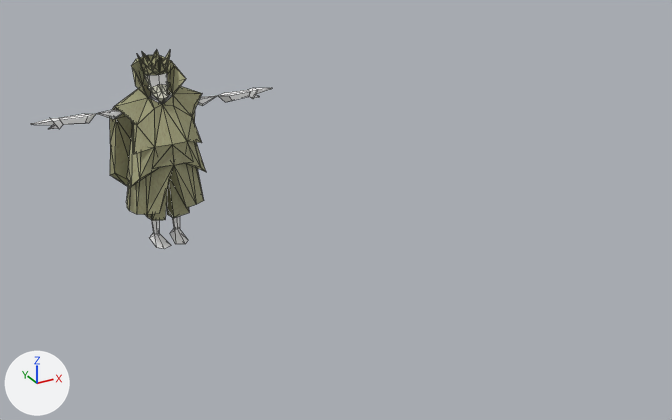
An edit to the FBX model OperaVR_Unity/Assets/_OperaVR/GFX/Models/lotta/Characters/Re.fbx, drawn before and after from the same camera.
One viewpoint serves both versions: a camera (50 mm lens) standing at (-2.45, -7.7, 3.79) and looking at (0.74, -1.9, 0.89). The axes (+X, +Y, +Z) are drawn at lower left. The lights are the same throughout. The older version comes first. Mesh edges are drawn as thin lines. Where no turn or scale is listed for an object, it has been applied to the vertices.

Objects in the first picture: 'DUCA_CHARACTER_01:DUCA_CORPO.003', 'VestitoRe'.
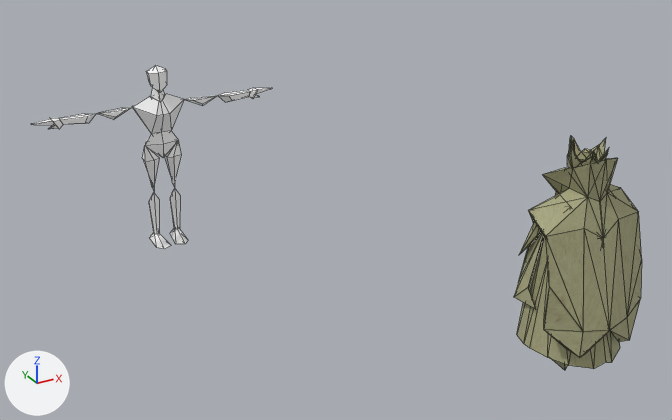
Where the newer file only moved an object's origin or applied its transform, the numbers keep the older frame.

Location of each change, [x1, y1, x2, y2] in pixels of the pictures (672 x 420 px; the box of a moved part takes in the faces that stretch with it):
```json
{"object": "VestitoRe", "change": "reshaped", "before": [110, 50, 206, 220], "after": [514, 136, 642, 370], "on screen": "33% wider, 37% taller"}
{"part": 1, "of": "me_mesh_001", "change": "moved or reshaped", "before": [110, 55, 206, 220], "after": [514, 158, 642, 370]}
{"part": 2, "of": "me_mesh_001", "change": "moved or reshaped", "before": [144, 74, 170, 104], "on screen": "not visible afterwards"}
{"part": 3, "of": "me_mesh_001", "change": "moved or reshaped", "before": [137, 50, 170, 75], "after": [567, 136, 609, 168]}
{"object": "DUCA_CHARACTER_01:DUCA_CORPO.003", "change": "unchanged, uncovered by the edit", "before": [31, 73, 272, 249], "after": [31, 65, 272, 249]}
```

Scene script edits in JSON lines:
```json
{"block": "me_mesh_001", "where": "# used by ob_vestitore; location = (0.0, 0.0, 0.0)"}
{"op": "remove", "block": "me_mesh_001", "code": "me_mesh_001.from_pydata(...)  # 250 vertices, 398 faces; spans x -0.43..0.43, y -0.29..0.42, z 0.22..1.81"}
{"op": "add", "block": "me_mesh_001", "code": "me_mesh_001.from_pydata(...)  # 250 vertices, 398 faces; spans x 1.24..2.1, y -3.93..-3.22, z 0.22..1.81"}
{"block": "me_mesh_001", "change": "me_mesh_001 part 1: the loose piece of 148 vertices spanning x -0.43..0.43, y -0.29..0.42, z 0.22..1.74 is turned -180 degrees about the z axis through its middle, then moved by (1.68, -3.64, 0.0)"}
{"block": "me_mesh_001", "change": "me_mesh_001 part 2: the loose piece of 42 vertices spanning x -0.11..0.11, y -0.15..0.04, z 1.36..1.62 is turned -180 degrees about the z axis through its middle, then moved by (1.67, -3.41, 0.0)"}
{"block": "me_mesh_001", "change": "me_mesh_001 part 3: the loose piece of 58 vertices spanning x -0.15..0.15, y -0.13..0.16, z 1.61..1.81 is turned -180 degrees about the z axis through its middle, then moved by (1.67, -3.54, 0.0)"}
{"block": "me_mesh_001", "change": "other edits to the shape of me_mesh_001 do not show in these pictures"}
```
